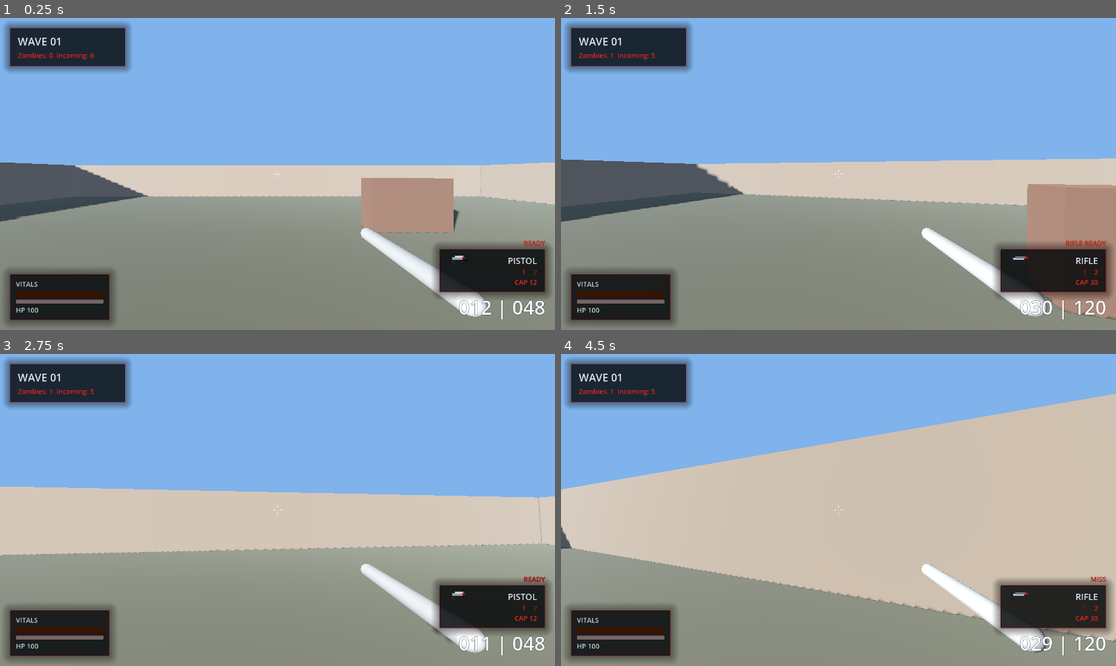
Above: before the commit, frames 1-4 (two rows, left to right).
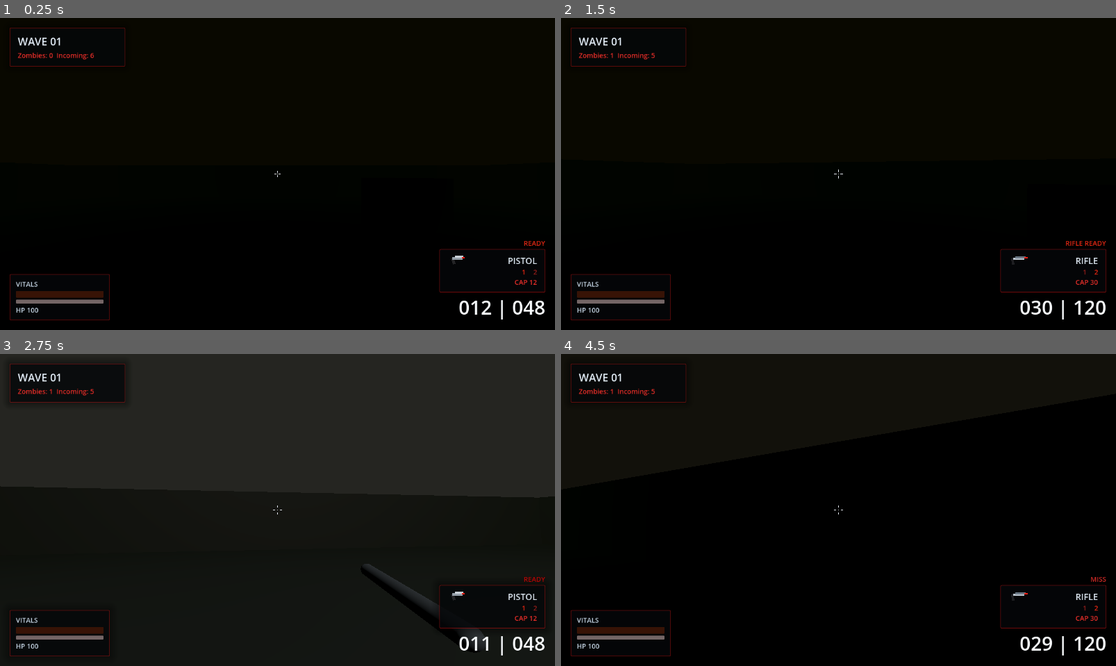
Above: after the commit, the same moments.

Repository: KernPhilipp/Dead-Zones
Game: Godot game, scene res://scenes/main.tscn
The game is run twice, just before and just after one commit, with the same random seed, the same clock (stepped at 60 frames per second) and the same inputs.
Inputs (mouse positions are in pixels of both pictures, inside the frame that each line leads up to):
- Up to frame 1 (0.25 s): no input
- Up to frame 2 (1.5 s): move the mouse to (866, 174) at 0.52 s; hold W (move_forward) from 0.53 s (still down); click (866, 174) at 0.6 s; tap Space (jump) at 0.77 s; move the mouse to (810, 174) at 1.27 s; tap Mouse wheel down (weapon_next) at 1.35 s
- Up to frame 3 (2.75 s): keep holding W (move_forward); tap Space (jump) at 1.52 s; move the mouse to (288, 503) at 2.02 s; tap Mouse wheel up (weapon_prev) at 2.1 s
- Up to frame 4 (4.5 s): keep holding W (move_forward); move the mouse to (832, 516) at 2.77 s; tap 1 (weapon_slot_1) at 2.85 s; tap Space (jump) at 3.02, 3.77 s; move the mouse to (877, 513) at 3.52 s; tap 2 (weapon_slot_2) at 3.6 s; move the mouse to (794, 506) at 4.27 s; click (794, 506) at 4.35 s

The runs differ from the first frame. In frame 1, 95% of the frame differs, in the area x 0-100%, y 0-100%; in frame 2, 96%; in frame 3, 95%; in frame 4, 99%.

Commit message:
Revise weather profiles and environmental settings for improved atmospheric effects

Diff:
--- a/scripts/environment_controller.gd
+++ b/scripts/environment_controller.gd
@@ -8,59 +8,74 @@
 
 const WEATHER_PROFILES := {
 	WEATHER_CLEAR: {
-		"sky_shadow": 0.0,
-		"fog_density": 0.002,
+		"sky_shadow": 0.26,
+		"fog_density": 0.02,
 		"rain_amount": 0.0,
-		"light_multiplier": 1.0,
-		"ambient_multiplier": 1.0,
-		"storminess": 0.0
+		"light_multiplier": 0.38,
+		"ambient_multiplier": 0.38,
+		"storminess": 0.04,
+		"blood_tint": 0.22,
+		"toxic_tint": 0.38,
+		"void_depth": 0.55
 	},
 	WEATHER_CLOUDY: {
-		"sky_shadow": 0.18,
-		"fog_density": 0.006,
+		"sky_shadow": 0.45,
+		"fog_density": 0.03,
 		"rain_amount": 0.0,
-		"light_multiplier": 0.85,
-		"ambient_multiplier": 0.92,
-		"storminess": 0.0
+		"light_multiplier": 0.28,
+		"ambient_multiplier": 0.3,
+		"storminess": 0.08,
+		"blood_tint": 0.3,
+		"toxic_tint": 0.46,
+		"void_depth": 0.66
 	},
 	WEATHER_FOGGY: {
-		"sky_shadow": 0.12,
-		"fog_density": 0.024,
+		"sky_shadow": 0.52,
+		"fog_density": 0.048,
 		"rain_amount": 0.0,
-		"light_multiplier": 0.72,
-		"ambient_multiplier": 0.86,
-		"storminess": 0.0
+		"light_multiplier": 0.18,
+		"ambient_multiplier": 0.22,
+		"storminess": 0.12,
+		"blood_tint": 0.36,
+		"toxic_tint": 0.72,
+		"void_depth": 0.8
 	},
 	WEATHER_RAIN: {
-		"sky_shadow": 0.28,
-		"fog_density": 0.014,
-		"rain_amount": 0.72,
-		"light_multiplier": 0.62,
-		"ambient_multiplier": 0.78,
-		"storminess": 0.15
+		"sky_shadow": 0.7,
+		"fog_density": 0.038,
+		"rain_amount": 0.86,
+		"light_multiplier": 0.14,
+		"ambient_multiplier": 0.18,
+		"storminess": 0.48,
+		"blood_tint": 0.48,
+		"toxic_tint": 0.58,
+		"void_depth": 0.88
 	},
 	WEATHER_STORM: {
-		"sky_shadow": 0.45,
-		"fog_density": 0.022,
+		"sky_shadow": 0.95,
+		"fog_density": 0.065,
 		"rain_amount": 1.0,
-		"light_multiplier": 0.46,
-		"ambient_multiplier": 0.7,
-		"storminess": 1.0
+		"light_multiplier": 0.06,
+		"ambient_multiplier": 0.11,
+		"storminess": 1.0,
+		"blood_tint": 0.68,
+		"toxic_tint": 0.86,
+		"void_depth": 1.0
 	}
 }
 
 const WEATHER_WEIGHTS := {
-	WEATHER_CLEAR: 0.28,
-	WEATHER_CLOUDY: 0.26,
-	WEATHER_FOGGY: 0.18,
-	WEATHER_RAIN: 0.18,
-	WEATHER_STORM: 0.1
+	WEATHER_CLEAR: 0.06,
+	WEATHER_CLOUDY: 0.12,
+	WEATHER_FOGGY: 0.3,
+	WEATHER_RAIN: 0.28,
+	WEATHER_STORM: 0.24
 }
 
-@export var cycle_duration_seconds: float = 240.0
-@export_range(0.0, 1.0, 0.001) var start_time_of_day: float = 0.28
-@export var weather_hold_duration: Vector2 = Vector2(20.0, 38.0)
-@export var weather_transition_duration: float = 7.5
+@export var cycle_duration_seconds: float = 420.0
+@export_range(0.0, 1.0, 0.001) var start_time_of_day: float = 0.82
+@export var weather_hold_duration: Vector2 = Vector2(16.0, 28.0)
+@export var weather_transition_duration: float = 9.5
 @export var rain_follow_target_path: NodePath
 @export var rain_follow_height: float = 18.0
 @export var rain_area_size: Vector2 = Vector2(18.0, 18.0)
@@ -83,6 +98,7 @@
 var lightning_flash_duration: float = 0.0
 var lightning_flash_remaining: float = 0.0
 var lightning_peak_energy: float = 0.0
+var lightning_flash_color: Color = Color(0.9, 0.96, 1.0, 1.0)
 
 func _ready():
 	rng.randomize()
@@ -98,11 +114,11 @@
 	if follow_target == null:
 		follow_target = get_tree().get_first_node_in_group("player") as Node3D
 	_create_weather_effects()
-	current_weather = WEATHER_CLEAR
+	current_weather = WEATHER_FOGGY
 	target_weather = current_weather
 	weather_blend = 1.0
 	_reset_weather_hold_timer()
-	lightning_timer = rng.randf_range(2.0, 5.0)
+	lightning_timer = rng.randf_range(0.8, 2.0)
 	_apply_environment()
 
 func _process(delta: float):
@@ -137,16 +153,16 @@
 	environment.background_mode = Environment.BG_COLOR
 	environment.ambient_light_source = Environment.AMBIENT_SOURCE_COLOR
 	environment.ambient_light_sky_contribution = 0.0
-	environment.ambient_light_energy = 0.55
-	environment.ambient_light_color = Color(0.55, 0.58, 0.63, 1.0)
+	environment.ambient_light_energy = 0.18
+	environment.ambient_light_color = Color(0.08, 0.11, 0.09, 1.0)
 	environment.fog_enabled = true
-	environment.fog_density = 0.004
-	environment.fog_aerial_perspective = 0.15
-	environment.fog_sky_affect = 0.35
-	environment.fog_light_color = Color(0.7, 0.76, 0.84, 1.0)
-	environment.fog_light_energy = 0.8
+	environment.fog_density = 0.03
+	environment.fog_aerial_perspective = 0.28
+	environment.fog_sky_affect = 0.62
+	environment.fog_light_color = Color(0.12, 0.2, 0.14, 1.0)
+	environment.fog_light_energy = 0.35
 	sun.shadow_enabled = true
-	sun.light_energy = 1.25
+	sun.light_energy = 0.28
 
 func _create_weather_effects():
 	rain_particles = GPUParticles3D.new()
@@ -193,7 +209,7 @@
 	material.vertex_color_use_as_albedo = true
 	material.billboard_mode = BaseMaterial3D.BILLBOARD_ENABLED
 	material.cull_mode = BaseMaterial3D.CULL_DISABLED
-	material.albedo_color = Color(0.9, 0.96, 1.0, 0.65)
+	material.albedo_color = Color(0.62, 0.86, 0.72, 0.6)
 	mesh.material = material
 	return mesh
 
@@ -213,16 +229,16 @@
 
 func _update_lightning(delta: float):
 	var storminess := _get_weather_value("storminess")
-	if storminess < 0.2:
+	if storminess < 0.08:
 		lightning_flash_remaining = 0.0
 		lightning_flash_duration = 0.0
 		lightning_peak_energy = 0.0
 		lightning_light.light_energy = 0.0
-		lightning_timer = rng.randf_range(2.0, 5.0)
+		lightning_timer = rng.randf_range(1.0, 2.4)
 		return
 
 	lightning_timer -= delta
-	if lightning_flash_remaining <= 0.0 and lightning_timer <= 0.0 and rng.randf() < storminess:
+	if lightning_flash_remaining <= 0.0 and lightning_timer <= 0.0 and rng.randf() < clampf(storminess * 1.15, 0.0, 1.0):
 		_begin_lightning_flash(storminess)
 
 	if lightning_flash_remaining > 0.0:
@@ -234,10 +250,18 @@
 		lightning_light.light_energy = 0.0
 
 func _begin_lightning_flash(storminess: float):
-	lightning_flash_duration = rng.randf_range(0.08, 0.16)
+	lightning_flash_duration = rng.randf_range(0.1, 0.22)
 	lightning_flash_remaining = lightning_flash_duration
-	lightning_peak_energy = rng.randf_range(2.0, 3.2) * lerpf(0.7, 1.15, storminess)
-	lightning_timer = rng.randf_range(1.8, 4.5)
+	lightning_peak_energy = rng.randf_range(3.4, 5.8) * lerpf(0.9, 1.35, storminess)
+	lightning_timer = rng.randf_range(0.7, 2.1)
+	var flash_roll := rng.randf()
+	if flash_roll < 0.18:
+		lightning_flash_color = Color(1.0, 0.18, 0.12, 1.0)
+	elif flash_roll < 0.43:
+		lightning_flash_color = Color(0.5, 1.0, 0.62, 1.0)
+	else:
+		lightning_flash_color = Color(0.9, 0.96, 1.0, 1.0)
+	lightning_light.light_color = lightning_flash_color
 	if follow_target != null:
 		var offset := Vector3(rng.randf_range(-12.0, 12.0), 14.0, rng.randf_range(-12.0, 12.0))
 		lightning_light.global_position = follow_target.global_position + offset
@@ -267,45 +291,56 @@
 	var daylight := smoothstep(-0.16, 0.1, sun_position.y)
 	var twilight := clampf(1.0 - absf(sun_position.y * 4.0), 0.0, 1.0)
 	var sky_shadow := _get_weather_value("sky_shadow")
-	var fog_density := _get_weather_value("fog_density") + ((1.0 - daylight) * 0.006)
+	var fog_density := _get_weather_value("fog_density") + ((1.0 - daylight) * 0.018)
 	var ambient_multiplier := _get_weather_value("ambient_multiplier")
 	var light_multiplier := _get_weather_value("light_multiplier")
 	var rain_amount := _get_weather_value("rain_amount")
-	var lightning_mix := clampf(lightning_light.light_energy / 3.2, 0.0, 1.0)
-
-	var night_sky := Color(0.03, 0.05, 0.1, 1.0)
-	var day_sky := Color(0.48, 0.69, 0.92, 1.0)
-	var dawn_sky := Color(0.98, 0.46, 0.25, 1.0)
-	var storm_sky := Color(0.18, 0.2, 0.25, 1.0)
-	var sky_color := night_sky.lerp(day_sky, daylight)
-	sky_color = sky_color.lerp(dawn_sky, twilight * 0.42)
-	sky_color = sky_color.lerp(storm_sky, sky_shadow)
-	sky_color = sky_color.lerp(Color(0.85, 0.92, 1.0, 1.0), lightning_mix * 0.28)
-
-	var ambient_day := Color(0.64, 0.68, 0.74, 1.0)
-	var ambient_night := Color(0.12, 0.15, 0.22, 1.0)
-	var ambient_color := ambient_night.lerp(ambient_day, daylight)
-	ambient_color = ambient_color.lerp(sky_color, 0.25)
-
-	var day_sun_color := Color(1.0, 0.96, 0.89, 1.0)
-	var dusk_sun_color := Color(1.0, 0.68, 0.42, 1.0)
-	var moon_color := Color(0.42, 0.5, 0.68, 1.0)
-	var sun_color := moon_color.lerp(day_sun_color, daylight)
-	sun_color = sun_color.lerp(dusk_sun_color, twilight * 0.65)
-	sun_color = sun_color.lerp(Color(0.9, 0.96, 1.0, 1.0), lightning_mix * 0.35)
+	var blood_tint := _get_weather_value("blood_tint")
+	var toxic_tint := _get_weather_value("toxic_tint")
+	var void_depth := _get_weather_value("void_depth")
+	var lightning_mix := clampf(lightning_light.light_energy / 5.8, 0.0, 1.0)
+	var horror_daylight := daylight * 0.34
+
+	var void_black := Color(0.01, 0.012, 0.01, 1.0)
+	var dead_night := Color(0.02, 0.035, 0.028, 1.0)
+	var toxic_green := Color(0.16, 0.34, 0.18, 1.0)
+	var blood_red := Color(0.46, 0.04, 0.02, 1.0)
+	var sky_color := void_black.lerp(dead_night, horror_daylight)
+	sky_color = sky_color.lerp(toxic_green, toxic_tint * 0.48)
+	sky_color = sky_color.lerp(blood_red, maxf(twilight * 0.72, blood_tint * 0.5))
+	sky_color = sky_color.lerp(Color(0.0, 0.0, 0.0, 1.0), void_depth * 0.58)
+	sky_color = sky_color.lerp(lightning_flash_color, lightning_mix * 0.22)
+
+	var ambient_base := Color(0.03, 0.045, 0.035, 1.0)
+	var ambient_toxic := Color(0.08, 0.18, 0.09, 1.0)
+	var ambient_blood := Color(0.16, 0.04, 0.03, 1.0)
+	var ambient_color := ambient_base.lerp(ambient_toxic, toxic_tint * 0.52)
+	ambient_color = ambient_color.lerp(ambient_blood, blood_tint * 0.35)
+	ambient_color = ambient_color.lerp(sky_color, 0.18)
+
+	var sick_moon := Color(0.28, 0.48, 0.3, 1.0)
+	var dirty_day := Color(0.46, 0.54, 0.38, 1.0)
+	var dusk_sun_color := Color(0.82, 0.14, 0.08, 1.0)
+	var sun_color := sick_moon.lerp(dirty_day, horror_daylight)
+	sun_color = sun_color.lerp(dusk_sun_color, maxf(twilight * 0.78, blood_tint * 0.22))
+	sun_color = sun_color.lerp(lightning_flash_color, lightning_mix * 0.38)
 
 	environment.background_color = sky_color
 	environment.ambient_light_color = ambient_color
-	environment.ambient_light_energy = lerpf(0.24, 1.0, daylight) * ambient_multiplier
+	environment.ambient_light_energy = lerpf(0.035, 0.18, horror_daylight) * ambient_multiplier
 	environment.fog_enabled = fog_density > 0.001
 	environment.fog_density = fog_density
-	environment.fog_aerial_perspective = lerpf(0.15, 0.4, rain_amount)
-	environment.fog_sky_affect = lerpf(0.3, 0.55, sky_shadow)
-	environment.fog_light_color = sky_color.lerp(Color(0.78, 0.84, 0.92, 1.0), 0.25)
-	environment.fog_light_energy = lerpf(0.55, 1.0, daylight)
+	environment.fog_aerial_perspective = lerpf(0.34, 0.62, rain_amount)
+	environment.fog_sky_affect = lerpf(0.62, 0.9, sky_shadow)
+	var fog_color := Color(0.03, 0.05, 0.04, 1.0)
+	fog_color = fog_color.lerp(Color(0.1, 0.24, 0.11, 1.0), toxic_tint * 0.75)
+	fog_color = fog_color.lerp(Color(0.32, 0.05, 0.03, 1.0), blood_tint * 0.45)
+	fog_color = fog_color.lerp(lightning_flash_color, lightning_mix * 0.18)
+	environment.fog_light_color = fog_color
+	environment.fog_light_energy = lerpf(0.12, 0.34, horror_daylight) + (lightning_mix * 0.12)
 
 	sun.light_color = sun_color
-	sun.light_energy = (lerpf(0.06, 1.7, daylight) * light_multiplier) + (lightning_light.light_energy * 0.35)
+	sun.light_energy = (lerpf(0.015, 0.42, horror_daylight) * light_multiplier) + (lightning_light.light_energy * 0.24)
 
 	_update_rain_effect(rain_amount)
 
@@ -317,11 +352,11 @@
 		return
 
 	rain_particles.emitting = true
-	rain_particles.amount = int(lerpf(900.0, 2200.0, rain_amount))
-	rain_material.initial_velocity_min = lerpf(15.0, 22.0, rain_amount)
-	rain_material.initial_velocity_max = lerpf(19.0, 28.0, rain_amount)
-	rain_material.gravity = Vector3(0.0, lerpf(-22.0, -34.0, rain_amount), 0.0)
-	rain_material.color = Color(0.78, 0.86, 0.96, lerpf(0.35, 0.75, rain_amount))
+	rain_particles.amount = int(lerpf(1200.0, 3200.0, rain_amount))
+	rain_material.initial_velocity_min = lerpf(18.0, 28.0, rain_amount)
+	rain_material.initial_velocity_max = lerpf(24.0, 36.0, rain_amount)
+	rain_material.gravity = Vector3(0.0, lerpf(-28.0, -42.0, rain_amount), 0.0)
+	rain_material.color = Color(0.58, 0.92, 0.66, lerpf(0.42, 0.82, rain_amount))
 
 func _pick_next_weather() -> int:
 	var total_weight := 0.0
